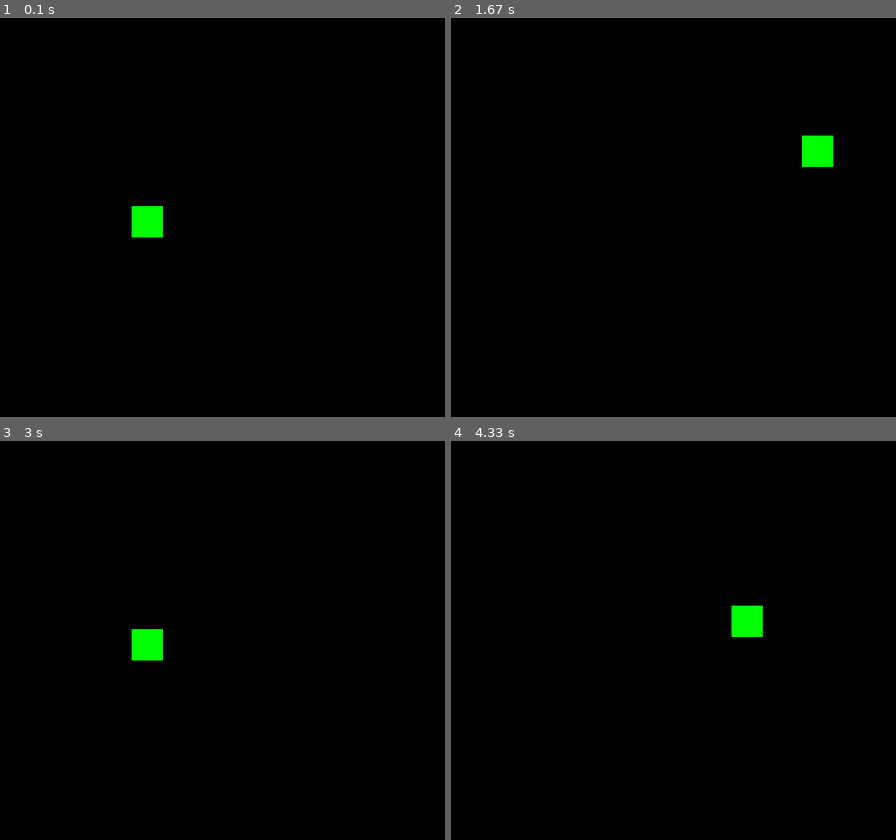
Above: before the commit, frames 1-4 (two rows, left to right).
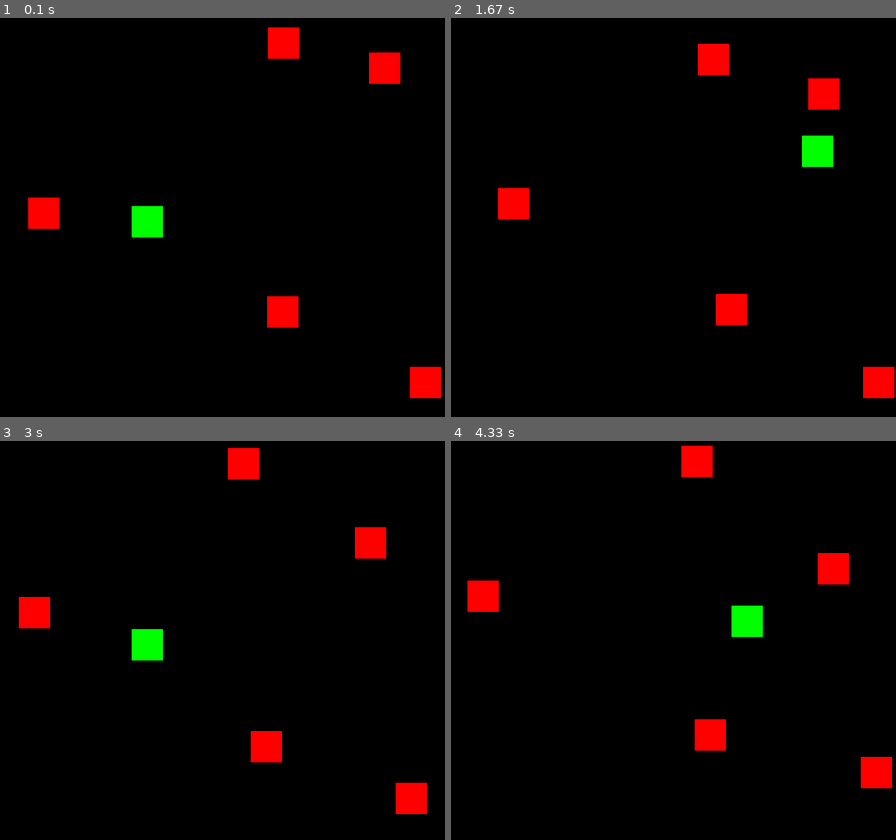
Above: after the commit, the same moments.

Repository: aknim/pygame-tank-battle
Game: pygame game, started from tank_battle.py
Two runs of this game, one before a commit and one after it. Both use one fixed random seed, a clock stepped at 60 frames per second and the inputs below.
Inputs:
- Up to frame 1 (0.1 s): no input
- Up to frame 2 (1.67 s): hold Right 0.33-0.8 s; hold Up 0.83-1.13 s; hold Right 1.17-1.63 s
- Up to frame 3 (3 s): hold Left 1.67-2.2 s; hold Down 2.23-2.53 s; hold Left 2.57-2.97 s
- Up to frame 4 (4.33 s): hold Up 3-3.37 s; hold Right 3.4-4.03 s; hold Down from 4.07 s (still down)

The runs differ from the first frame. In frame 1, 2.8% of the frame differs, in the area x 6-100%, y 2-96%; in frame 2, 2.8%; in frame 3, 2.8%; in frame 4, 2.8%.

Commit message:
Day1.2 20x1 Added enemies moving randomly

Diff:
--- a/tank_battle.py
+++ b/tank_battle.py
@@ -1,5 +1,6 @@
 import pygame
 import sys
+import random
 
 pygame.init()
 
@@ -8,8 +9,12 @@
 SCREEN_HEIGHT = 600
 TANK_WIDTH = 40
 TANK_HEIGHT = 40
+
 TANK_COLOR = (0, 255, 0) # Green
 BLACK = (0, 0, 0)
+ENEMY_COLOR = (255, 0, 0) # Red
+
+ENEMY_COUNT = 5
 
 # Create the game screen
 screen = pygame.display.set_mode((SCREEN_WIDTH, SCREEN_HEIGHT))
@@ -38,11 +43,50 @@
     def draw(self):
         pygame.draw.rect(screen, self.color, (self.x, self.y, self.width, self.height))
 
+class EnemyTank:
+    def __init__(self, x, y):
+        self.x = x
+        self.y = y
+        self.width = TANK_WIDTH
+        self.height = TANK_HEIGHT
+        self.color = ENEMY_COLOR
+        self.speed = 3 # slower than the player
+
+    def move_randomly(self):
+        direction = random.choice(['up', 'down', 'left', 'right'])
+        if direction == 'up' and self.y > 0:
+            self.y -= self.speed
+        elif direction == 'down' and self.y < SCREEN_HEIGHT - self.height:
+            self.y += self.speed
+        elif direction == 'left' and self.x > 0:
+            self.x -= self.speed
+        elif direction == 'right' and self.x < SCREEN_WIDTH - self.width:
+            self.x += self.speed
+
+    def move_towards_player(self, player_x, player_y):
+        if self.x < player_x:
+            self.x += self.speed
+        elif self.x > player_x:
+            self.x -= self.speed
+
+        if self.y < player_y:
+            self.y += self.speed
+        elif self.y > player_y:
+            self.y -= self.speed
+
+    def draw(self):
+        pygame.draw.rect(screen, self.color, (self.x, self.y, self.width, self.height))
+
 
 # Main game loop
 def main():
     clock = pygame.time.Clock()
     player_tank = PlayerTank(SCREEN_WIDTH // 2, SCREEN_HEIGHT // 2)
+
+    enemy_tanks = [EnemyTank(random.randint(0, SCREEN_WIDTH - TANK_WIDTH),
+                            random.randint(0, SCREEN_HEIGHT - TANK_HEIGHT))
+                            for _ in range(ENEMY_COUNT)]
+
 
     while True:
         screen.fill(BLACK)
@@ -56,6 +100,12 @@
         keys = pygame.key.get_pressed()
         player_tank.move(keys)
 
+        # Move and draw each enemy tank
+        for enemy in enemy_tanks:
+            enemy.move_randomly()
+            # enemy.move_towards_player(player_tank.x, player_tank.y)
+            enemy.draw()
+
         # Draw player tank
         player_tank.draw()
 
